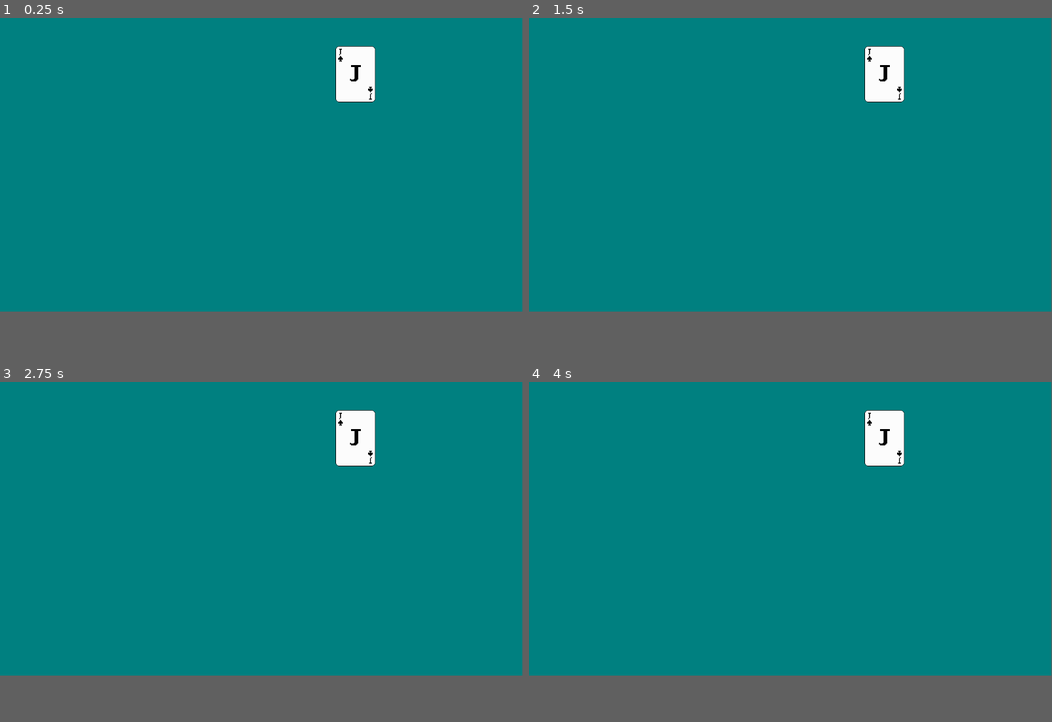
Above: before the commit, frames 1-4 (two rows, left to right).
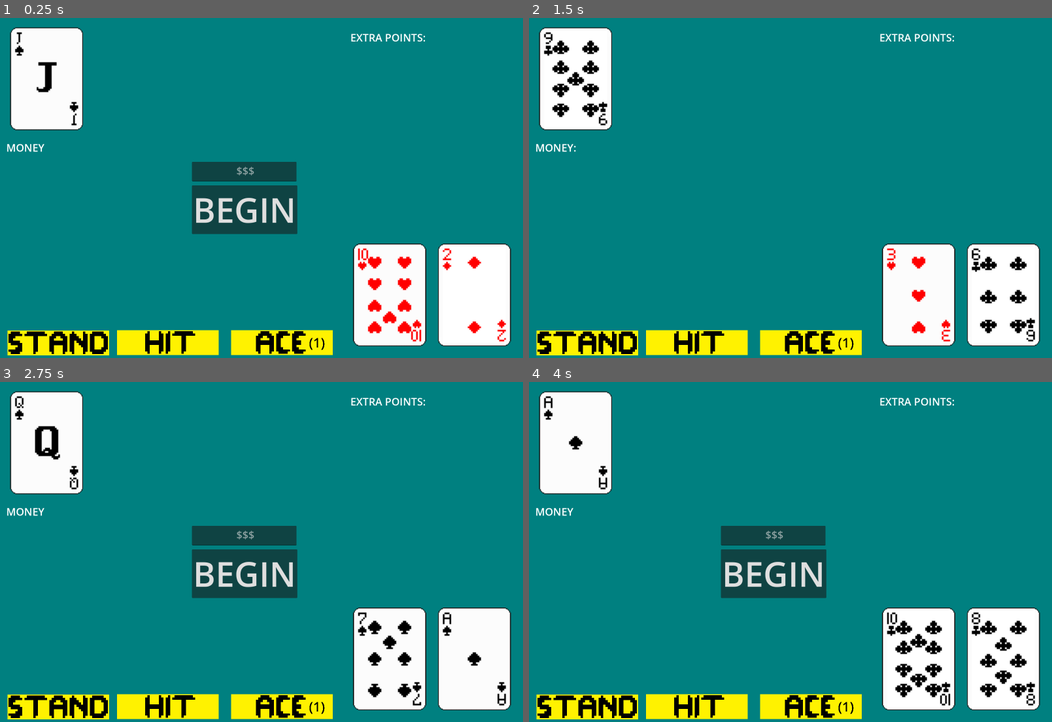
Above: after the commit, the same moments.

Repository: eshaaneshaan/blackjack
Game: Godot game, scene res://node_2d.tscn
Same seed, same stepped clock (60 frames per second), same inputs: the game is played once before the commit and once after it.
Inputs (mouse positions are in pixels of both pictures, inside the frame that each line leads up to):
- Up to frame 1 (0.25 s): no input
- Up to frame 2 (1.5 s): click (586, 296) at 0.52 s; click (774, 184) at 1.25 s, where only the run after the commit has a clickable "BEGIN"
- Up to frame 3 (2.75 s): click (57, 660) at 2.02 s
- Up to frame 4 (4 s): click (774, 548) at 2.75 s, where only the run after the commit has a clickable "BEGIN"; click (586, 660) at 3.52 s
In our replay, the window is 799x449 before the commit and 800x520 after it. These sizes can differ from the game's own. Grey fills any space a smaller window leaves; there, only what the larger window draws over its background counts as a difference.

The runs differ from the first frame. In frame 1, 23% of the frame differs, in the area x 1-98%, y 2-100%; in frame 2, 19%; in frame 3, 23%; in frame 4, 23%.

Commit message:
new stuff

Diff:
--- /dev/null
+++ b/Ace.gd
@@ -0,0 +1,18 @@
+extends Sprite2D
+
+var value = "1"
+
+# Called when the node enters the scene tree for the first time.
+func _ready():
+	pass
+
+
+# Called every frame. 'delta' is the elapsed time since the previous frame.
+func _process(delta):
+	$Label.text = ("("+value+")")
+
+func _on_texture_button_pressed():
+	if (value == "1"):
+		value = "11"
+	elif(value == "11"):
+		value = "1"
--- a/Card.gd
+++ b/Card.gd
@@ -1,18 +1,32 @@
 extends AnimatedSprite2D
 
-func dupl(n, f, p):
-	var card2 = AnimatedSprite2D.new()
-	card2.sprite_frames = $".".sprite_frames
-	card2.animation = $".".animation
-	card2.name = n
-	card2.frame = f
-	card2.position = p
-	add_child(card2)
+var pts
 
 func _ready():
-	frame = 52
-	dupl("card3", 49, Vector2(-107,-323))
-
+	frame = randi_range(0,51)
 
 func _process(delta):
-	pass
+	match(frame):
+		[0,13,26,39]:
+			if ($"../Ace".value =="1"):
+				pts+=1
+			else:
+				pts+=11
+		[1,14,27,40]:
+			pts += 2
+		[2,15,28,41]:
+			pts += 3
+		[3,16,29,42]:
+			pts += 4
+		[4,17,30,43]:
+			pts += 5
+		[5,18,31,44]:
+			pts += 6
+		[6,19,32,45]:
+			pts += 7
+		[7,20,33,46]:
+			pts += 8
+		[8,21,34,47]:
+			pts += 9
+		[9,10,11,12,22,23,24,25,35,36,37,38,48,49,50,51]:
+			pts += 10
--- /dev/null
+++ b/Card3.gd
@@ -0,0 +1,9 @@
+extends AnimatedSprite2D
+
+var f = randi_range(0,51)
+
+func _ready():
+	frame = 52
+
+func _process(delta):
+	pass
--- /dev/null
+++ b/Hit.gd
@@ -0,0 +1,16 @@
+extends Sprite2D
+
+
+# Called when the node enters the scene tree for the first time.
+func _ready():
+	pass # Replace with function body.
+
+# Called every frame. 'delta' is the elapsed time since the previous frame.
+func _process(delta):
+	pass
+
+func _on_texture_button_pressed():
+	if ($"../Ace".value == "11"):
+		$"../Label".text += "\n" + str(randi_range(2,11))
+	else:
+		$"../Label".text += "\n" + str(randi_range(1,10))
--- /dev/null
+++ b/Label1.gd
@@ -0,0 +1,11 @@
+extends Label
+
+
+# Called when the node enters the scene tree for the first time.
+func _ready():
+	pass
+
+
+# Called every frame. 'delta' is the elapsed time since the previous frame.
+func _process(delta):
+	pass
--- /dev/null
+++ b/Stand.gd
@@ -0,0 +1,16 @@
+extends Sprite2D
+
+
+# Called when the node enters the scene tree for the first time.
+func _ready():
+	pass # Replace with function body.
+
+
+# Called every frame. 'delta' is the elapsed time since the previous frame.
+func _process(delta):
+	pass
+
+
+func _on_texture_button_pressed():
+	$"../Card3".frame = $"../Card3".f
+	get_tree().reload_current_scene() # replace with win/lose condition and then wait 5 seconds and reset with the ending money sum
--- /dev/null
+++ b/TextEdit.gd
@@ -0,0 +1,18 @@
+extends TextEdit
+
+var m = 111
+
+# Called when the node enters the scene tree for the first time.
+func _ready():
+	pass # Replace with function body.
+
+
+# Called every frame. 'delta' is the elapsed time since the previous frame.
+func _process(delta):
+	pass
+
+
+func _on_button_pressed():
+	m = 122
+	$"../Button".hide()
+	hide()
--- /dev/null
+++ b/TextureButton.gd
@@ -0,0 +1,11 @@
+extends TextureButton
+
+
+# Called when the node enters the scene tree for the first time.
+func _ready():
+	pass # Replace with function body.
+
+
+# Called every frame. 'delta' is the elapsed time since the previous frame.
+func _process(delta):
+	pass
--- /dev/null
+++ b/money.gd
@@ -0,0 +1,13 @@
+extends Label
+
+var value
+var bvalue
+
+func _ready():
+	text="MONEY"
+
+# Called every frame. 'delta' is the elapsed time since the previous frame.
+func _process(delta):
+	bvalue = $"../../TextEdit".text
+	if (text=="MONEY" && $"../../TextEdit".m ==122):
+		text += (": " + str(bvalue))
--- a/node_2d.tscn
+++ b/node_2d.tscn
@@ -55,6 +55,16 @@
 [ext_resource type="Texture2D" uid="uid://bwa43hjelrhd6" path="res://spades/tile012.png" id="53_ql65j"]
 [ext_resource type="Script" path="res://Card.gd" id="54_jxl2m"]
 [ext_resource type="Texture2D" uid="uid://dpnm8tg0py2hg" path="res://spades/tile013.png" id="54_s004h"]
+[ext_resource type="Texture2D" uid="uid://id7rjxau0efa" path="res://stand.png" id="56_35o00"]
+[ext_resource type="Texture2D" uid="uid://navlwn487oig" path="res://hit.png" id="57_ebpoy"]
+[ext_resource type="Script" path="res://Stand.gd" id="57_hlxag"]
+[ext_resource type="Texture2D" uid="uid://cd70xpbdm8eqy" path="res://ace.png" id="58_uf6h2"]
+[ext_resource type="Script" path="res://Card3.gd" id="58_uvg3a"]
+[ext_resource type="Script" path="res://Hit.gd" id="59_skd2d"]
+[ext_resource type="Script" path="res://Ace.gd" id="62_m8gph"]
+[ext_resource type="Script" path="res://Label1.gd" id="63_lvhgv"]
+[ext_resource type="Script" path="res://money.gd" id="64_fap1y"]
+[ext_resource type="Script" path="res://TextEdit.gd" id="65_vkawo"]
 
 [sub_resource type="SpriteFrames" id="SpriteFrames_6lcwr"]
 animations = [{
@@ -222,6 +232,20 @@
 "name": &"default",
 "speed": 5.0
 }]
+
+[sub_resource type="Theme" id="Theme_6nq0s"]
+default_font_size = 850
+
+[sub_resource type="CanvasItemMaterial" id="CanvasItemMaterial_sb0v6"]
+
+[sub_resource type="Theme" id="Theme_34uny"]
+default_font_size = 40
+
+[sub_resource type="Theme" id="Theme_5mddl"]
+default_font_size = 40
+
+[sub_resource type="Theme" id="Theme_oqjef"]
+default_font_size = 130
 
 [node name="Node2D" type="Node2D"]
 
@@ -240,7 +264,115 @@
 color = Color(0, 0.501961, 0.501961, 1)
 script = ExtResource("1_itna4")
 
-[node name="Card" type="AnimatedSprite2D" parent="."]
-position = Vector2(891, 447)
+[node name="Card1" type="AnimatedSprite2D" parent="."]
+position = Vector2(1814, 1059)
+scale = Vector2(3.17, 3.17)
 sprite_frames = SubResource("SpriteFrames_6lcwr")
 script = ExtResource("54_jxl2m")
+
+[node name="Card2" type="AnimatedSprite2D" parent="."]
+position = Vector2(1490, 1059)
+scale = Vector2(3.17, 3.17)
+sprite_frames = SubResource("SpriteFrames_6lcwr")
+script = ExtResource("54_jxl2m")
+
+[node name="Stand" type="Sprite2D" parent="."]
+position = Vector2(223, 1255)
+scale = Vector2(0.06, 0.06)
+texture = ExtResource("56_35o00")
+script = ExtResource("57_hlxag")
+
+[node name="TextureButton" type="TextureButton" parent="Stand"]
+offset_left = -3250.0
+offset_top = -1017.0
+offset_right = 3233.0
+offset_bottom = 583.0
+
+[node name="Hit" type="Sprite2D" parent="."]
+position = Vector2(642, 1254)
+scale = Vector2(0.06, 0.06)
+texture = ExtResource("57_ebpoy")
+script = ExtResource("59_skd2d")
+
+[node name="TextureButton" type="TextureButton" parent="Hit"]
+offset_left = -3250.0
+offset_top = -1017.0
+offset_right = 3233.0
+offset_bottom = 583.0
+
+[node name="Card3" type="AnimatedSprite2D" parent="."]
+position = Vector2(502.48, 232.54)
+scale = Vector2(3.17, 3.17)
+sprite_frames = SubResource("SpriteFrames_6lcwr")
+script = ExtResource("58_uvg3a")
+
+[node name="Card4" type="AnimatedSprite2D" parent="."]
+position = Vector2(178.48, 232.54)
+scale = Vector2(3.17, 3.17)
+sprite_frames = SubResource("SpriteFrames_6lcwr")
+script = ExtResource("54_jxl2m")
+
+[node name="Ace" type="Sprite2D" parent="."]
+position = Vector2(1078, 1254)
+scale = Vector2(0.06, 0.06)
+texture = ExtResource("58_uf6h2")
+script = ExtResource("62_m8gph")
+
+[node name="TextureButton" type="TextureButton" parent="Ace"]
+offset_left = -3250.0
+offset_top = -1017.0
+offset_right = 3233.0
+offset_bottom = 583.0
+
+[node name="Label" type="Label" parent="Ace"]
+offset_left = 1633.34
+offset_top = -800.0
+offset_right = 2833.34
+offset_bottom = 359.0
+theme = SubResource("Theme_6nq0s")
+theme_override_colors/font_color = Color(0, 0, 0, 1)
+text = "num
+"
+horizontal_alignment = 1
+
+[node name="Label" type="Label" parent="."]
+material = SubResource("CanvasItemMaterial_sb0v6")
+offset_left = 1340.0
+offset_top = 47.0
+offset_right = 2019.0
+offset_bottom = 829.0
+theme = SubResource("Theme_34uny")
+text = "EXTRA POINTS:"
+script = ExtResource("63_lvhgv")
+
+[node name="Label" type="Label" parent="Label"]
+material = SubResource("CanvasItemMaterial_sb0v6")
+offset_left = -1316.0
+offset_top = 421.0
+offset_right = -637.0
+offset_bottom = 485.0
+theme = SubResource("Theme_34uny")
+text = "MONEY: 100"
+script = ExtResource("64_fap1y")
+
+[node name="TextEdit" type="TextEdit" parent="."]
+offset_left = 734.0
+offset_top = 550.0
+offset_right = 1134.0
+offset_bottom = 625.0
+theme = SubResource("Theme_5mddl")
+placeholder_text = "                $$$"
+script = ExtResource("65_vkawo")
+
+[node name="Button" type="Button" parent="."]
+offset_left = 734.0
+offset_top = 640.0
+offset_right = 1137.0
+offset_bottom = 826.0
+theme = SubResource("Theme_oqjef")
+text = "BEGIN"
+
+[connection signal="pressed" from="Stand/TextureButton" to="Stand" method="_on_texture_button_pressed"]
+[connection signal="pressed" from="Hit/TextureButton" to="Hit" method="_on_texture_button_pressed"]
+[connection signal="pressed" from="Ace/TextureButton" to="Ace" method="_on_texture_button_pressed"]
+[connection signal="pressed" from="Button" to="TextEdit" method="_on_button_pressed"]
--- a/project.godot
+++ b/project.godot
@@ -18,6 +18,8 @@
 
 [display]
 
+window/size/viewport_width=2000
+window/size/viewport_height=1300
 window/size/resizable=false
 window/size/borderless=true
 
Binary file added: ace.png
Not shown, added: ace.png.import
Binary file added: hit.png
Not shown, added: hit.png.import
Not shown: 1 places in node_2d.tscn that only renumber resources
Binary file added: stand.png
Not shown, added: stand.png.import
